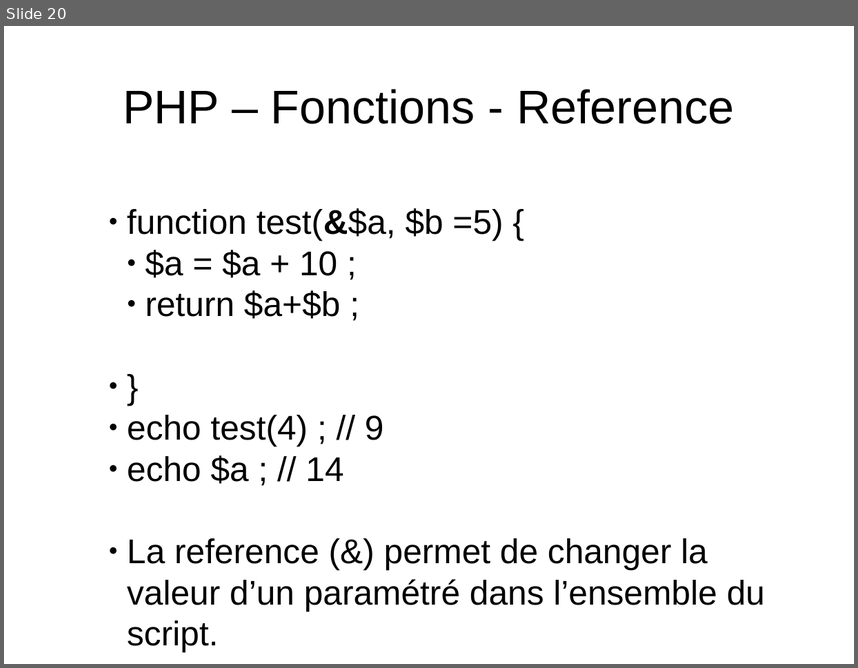
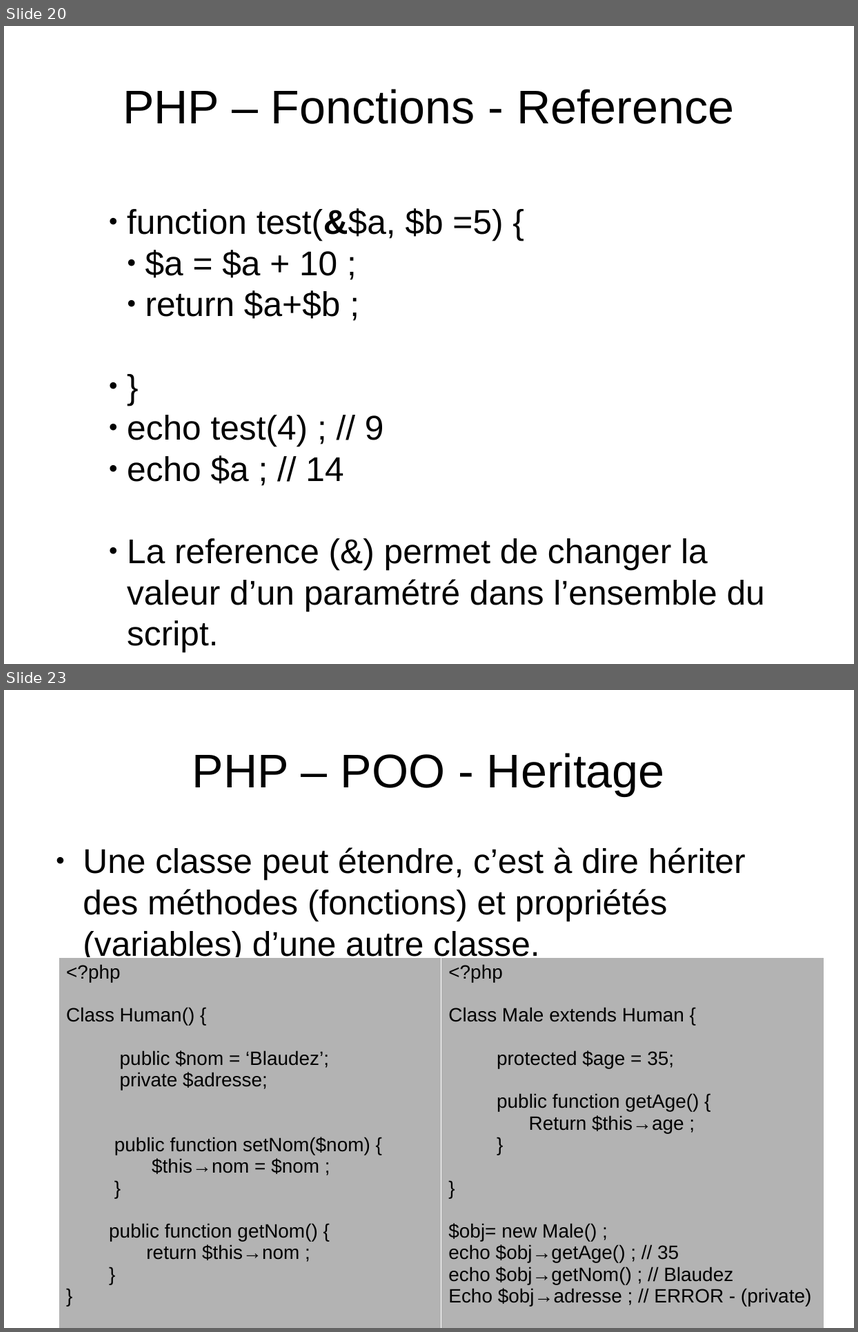
Before and after one commit to NicoM88/formation, a slide deck: PHP/formation.odp. Shown one above the other, each under a label of ours: slide 20 before the commit, slides 20 and 23 after it; the slides between them are not shown. The pictures are 858x668 and 858x1332 pixels, drawn with LibreOffice and Linux fonts; fonts in the diff are those of the drawing. Boxes give left, top, right and bottom in pixels: in the first picture for what was removed or moved away, otherwise in the second. Text is boxed around its words. In the diff, an @@ line names an element or a change of style, - is before the commit and + after.

```diff
--- a/PHP/formation.odp
+++ b/PHP/formation.odp
@@ slide 23 added at [4, 690, 854, 1328], background #FFFFFF @@
@@ title added at [192, 753, 665, 796], 44 pt, text #000000 @@
+PHP – POO - Heritage
@@ text added at [83, 847, 746, 962], 32 pt, text #000000 @@
+● Une classe peut étendre, c’est à dire hériter des méthodes (fonctions) et propriétés (variables) d’une autre classe.
@@ table added at [59, 957, 824, 1328], 1 rows, 2 columns @@
+<?php / Class Human() { / public $nom = ‘Blaudez’; / private $adresse; / public function setNom($nom) { / $this→nom = $nom ; / } / public function getNom() { / return $this→nom ; / } / } | <?php / Class Male extends Human { / protected $age = 35; / public function getAge() { / Return $this→age ; / } / } / $obj= new Male() ; / echo $obj→getAge() ; // 35 / echo $obj→getNom() ; // Blaudez / Echo $obj→adresse ; // ERROR - (private)
```
Also in this commit, not shown: 5 other slides added, 1 slide removed, 1 other file.
